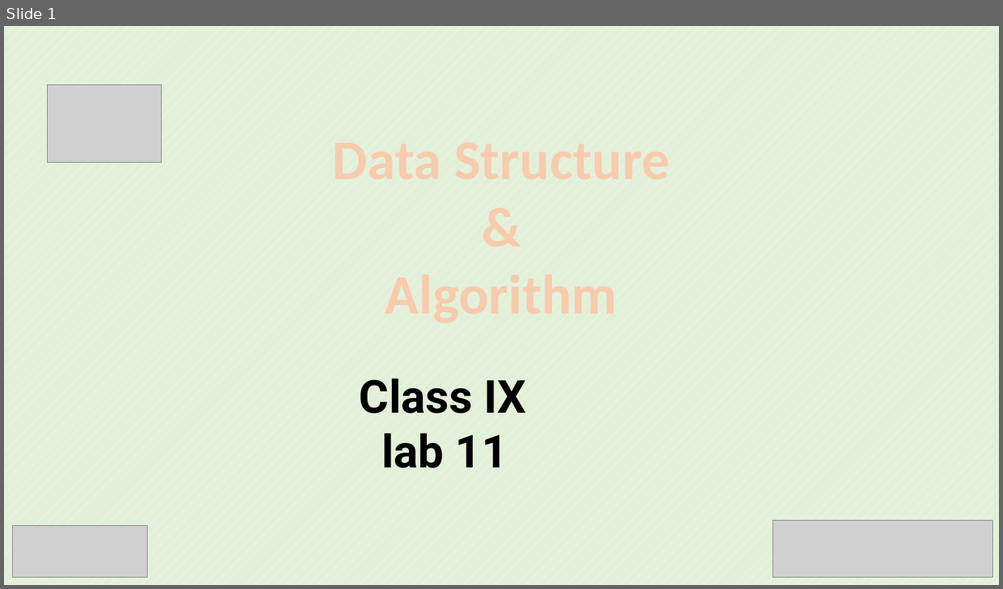
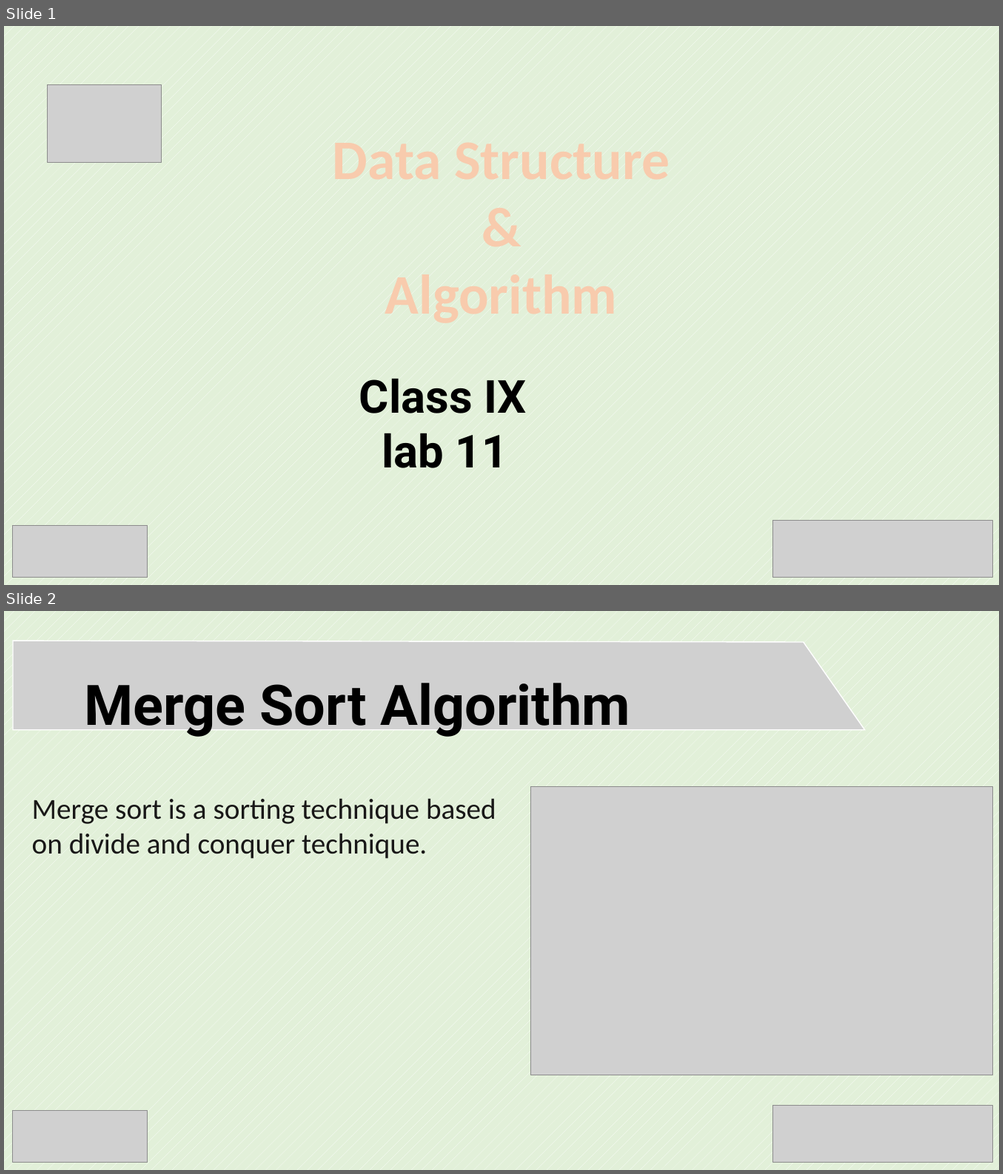
Before and after one commit to SabitDeepto/IIDP, a slide deck: class 10/lab 11 (DSA)/2. Presentation/DSA_14.pptx. Shown one above the other, each under a label of ours: slide 1 before the commit, slides 1 and 2 after it. The pictures are 1003x589 and 1003x1174 pixels, drawn with LibreOffice and Linux fonts; fonts in the diff are those of the drawing; grey boxes stand for pictures. Boxes give left, top, right and bottom in pixels: in the first picture for what was removed or moved away, otherwise in the second. Text is boxed around its words. In the diff, an @@ line names an element or a change of style, - is before the commit and + after.

```diff
--- a/class 10/lab 11 (DSA)/2. Presentation/DSA_14.pptx
+++ b/class 10/lab 11 (DSA)/2. Presentation/DSA_14.pptx
@@ slide 2 added at [4,611,999,1170], background pattern #FFFFFF on #E2F0D9 @@
@@ picture added at [13,641,865,730] @@
@@ text added at [85,683,630,737], 54 pt, text #000000, bold @@
+Merge Sort Algorithm
@@ picture added at [531,787,993,1076] @@
@@ text added at [32,798,496,859], 28 pt, text #181717 @@
+Merge sort is a sorting technique based on divide and conquer technique.
@@ picture added at [13,1111,148,1162] @@
@@ picture added at [772,1105,993,1163] @@
```
Also in this commit, not shown: 4 other slides added, 6 slides removed, 2 other files.
